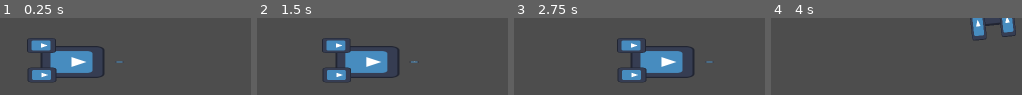
Above: before the commit, frames 1-4 (left to right).
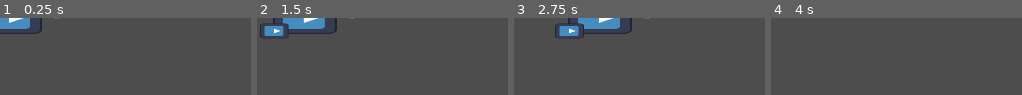
Above: after the commit, the same moments.

Repository: Bromeon/LudumDare54
Game: Godot game, scene res://Scenes/PlayerShip/PlayerShip.tscn
Two runs of this game, one before a commit and one after it. Both use one fixed random seed, a clock stepped at 60 frames per second and the inputs below. This scene is started directly instead of the project's main scene. The engine's default icon, where the game draws it, is replaced by a stand-in: a white triangle on a blue panel in a dark square.
Inputs:
- Up to frame 1 (0.25 s): no input
- Up to frame 2 (1.5 s): tap Enter at 0.5 s; hold D (Right) 0.53-1.28 s; hold Ctrl (Brake) from 1.28 s (still down)
- Up to frame 3 (2.75 s): release Ctrl (Brake) at 2.03 s; hold D (Right) from 2.03 s (still down)
- Up to frame 4 (4 s): release D (Right) at 2.78 s; hold W (Up) 2.78-3.53 s; hold A (Left) from 3.53 s (still down)

The runs differ from the first frame. In frame 1, 11% of the frame differs, in the area x 0-50%, y 0-84%; in frame 2, 13%, in the area x 1-65%, y 0-84%; in frame 3, 13%; in frame 4, 2.3%.

Commit message:
Tweaks

Diff:
--- a/Scenes/PlayerShip/PlayerShip.gd
+++ b/Scenes/PlayerShip/PlayerShip.gd
@@ -1,8 +1,8 @@
 extends RigidBody2D
 
-@export var THRUSTER_FORCE = 100
-@export var ROTATION_SPEED = 3.0
-@export var BRAKE_FACTOR = 0.999
+@export var THRUSTER_FORCE = 200
+@export var ROTATION_SPEED = 1.0
+@export var BRAKE_FACTOR = 0.05
 
 var move_dir = Vector2(0, 0)
 var rotation_angle = 0.0
--- a/Scenes/PlayerShip/PlayerShip.tscn
+++ b/Scenes/PlayerShip/PlayerShip.tscn
@@ -12,13 +12,9 @@
 height = 60.0
 
 [node name="PlayerShip" type="RigidBody2D"]
-position = Vector2(125, 88)
 gravity_scale = 0.0
 lock_rotation = true
 script = ExtResource("1_7ccbx")
-THRUSTER_FORCE = 200
-ROTATION_SPEED = 1.0
-BRAKE_FACTOR = 0.05
 
 [node name="AimPivot" type="Node2D" parent="."]
 
